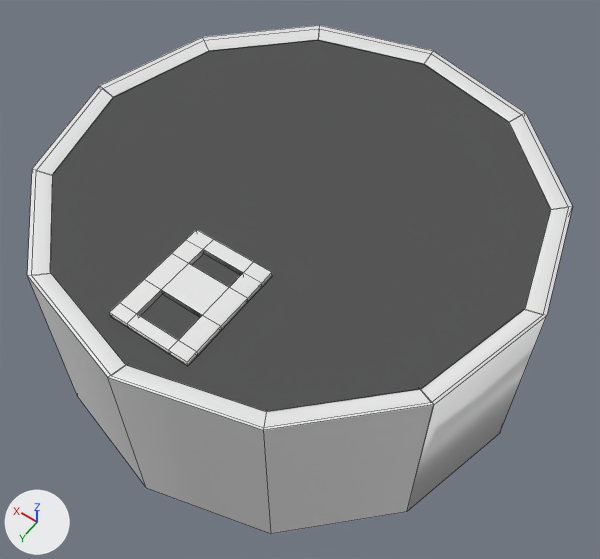
One commit to the Blender file working/subahu/CanOfTuna/CanOfTuna.blend: the scene before it, then after it.
Both versions are drawn from a 50 mm camera at (-0.362, 0.502, 0.75) aimed at (-0.014, 0.015, -0.016). Lighting does not change. The marker at lower left points along +X, +Y and +Z. Mesh edges are drawn as thin lines. Materials are left out; every surface is plain grey.

Script lines for the objects in view, before the commit:
```python
ob_canbrand = bpy.data.objects.new('canBrand', me_cylinder_003)
ob_canbrand.parent = ob_canoftuna
ob_canbrand.location = (0.0, -0.0162, 0.12)
ob_canbrand.scale = (0.287, 0.287, 0.117)
ob_canoftuna = bpy.data.objects.new('canOfTuna', me_cylinder)
ob_canoftuna.location = (0.0, 0.0, 0.0)
ob_canoftuna.scale = (0.287, 0.287, 0.117)
ob_cantop = bpy.data.objects.new('canTop', me_cylinder_001)
ob_cantop.parent = ob_canoftuna
ob_cantop.location = (-0.00308, 0.00614, 0.121)
ob_cantop.scale = (0.287, 0.287, 0.117)
ob_tab = bpy.data.objects.new('tab', me_cube)
ob_tab.parent = ob_canoftuna
ob_tab.location = (0.0, 0.171, 0.114)
ob_tab.scale = (0.0475, 0.0633, 0.00346)
```
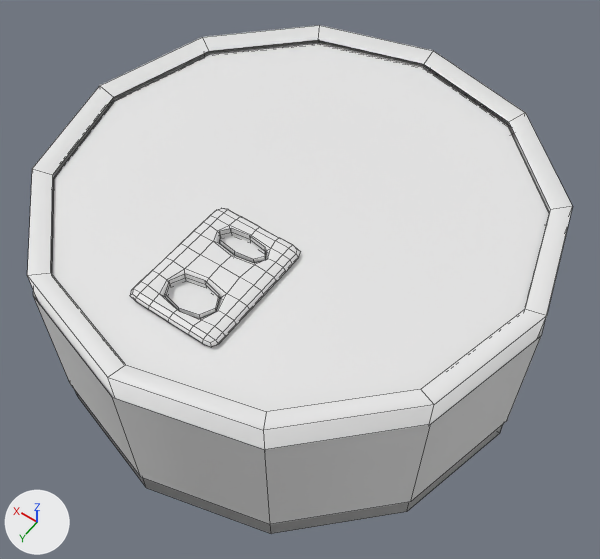
Pixel boxes (x1, y1, x2, y2) of what changed, in the pictures (600 x 559 px; the box of a moved part takes in the faces that stretch with it):
```json
{"object": "canTop", "change": "moved", "before": [50, 39, 550, 412], "after": [52, 43, 549, 412]}
{"object": "canBrand", "change": "reshaped, moved, rescaled", "before": [27, 181, 434, 534], "after": [33, 290, 545, 524]}
{"object": "tab", "change": "reshaped, moved, rescaled", "before": [109, 230, 272, 366], "after": [130, 208, 300, 347]}
{"part": 2, "of": "me_cube", "change": "rebuilt", "before": [109, 230, 272, 366], "after": [130, 208, 300, 347]}
{"part": 3, "of": "me_cube", "change": "rebuilt", "before": [137, 290, 202, 317], "after": [165, 274, 220, 318]}
{"part": 4, "of": "me_cube", "change": "rebuilt", "before": [189, 250, 243, 275], "after": [220, 229, 266, 263]}
{"part": 5, "of": "me_cylinder_001", "change": "moved or reshaped", "before": [50, 39, 550, 412], "on screen": "not visible afterwards"}
```

The change, as JSON lines over the scene's bpy script:
```json
{"block": "me_cylinder_003", "where": "# used by ob_canbrand; parent = ob_canoftuna; location = (0.0, -0.0162, 0.12); scale = (0.287, 0.287, 0.117)"}
{"op": "remove", "block": "me_cylinder_003", "code": "me_cylinder_003.from_pydata(...)  # 10 vertices, 4 faces; spans x -0.87..0.87, y 0.56..1.06, z -1.0..1.0"}
{"op": "add", "block": "me_cylinder_003", "code": "me_cylinder_003.from_pydata(...)  # 24 vertices, 12 faces; spans x -1.0..1.0, y -1.0..1.0, z -1.0..1.0"}
{"block": "me_cylinder_003", "change": "me_cylinder_003 part 1: the whole mesh is rebuilt"}
{"block": "me_cube", "where": "# used by ob_tab; parent = ob_canoftuna; location = (0.0, 0.171, 0.114); scale = (0.0475, 0.0633, 0.00346)"}
{"op": "remove", "block": "me_cube", "code": "me_cube.from_pydata(...)  # 64 vertices, 58 faces; spans x -1.0..1.0, y -1.0..1.0, z -1.0..1.0"}
{"op": "add", "block": "me_cube", "code": "me_cube.from_pydata(...)  # 246 vertices, 232 faces; spans x -1.0..1.0, y -1.0..1.0, z -1.0..1.0"}
{"block": "me_cube", "change": "me_cube part 2: the loose piece of 48 vertices spanning x -1.0..1.0, y -1.0..1.0, z -1.0..1.0 is rebuilt with 198 vertices and now spans x -1.0..1.0, y -1.0..1.0, z -1.0..1.0"}
{"block": "me_cube", "change": "me_cube part 3: the loose piece of 8 vertices spanning x -0.53..0.53, y 0.24..0.78, z -1.0..1.0 is rebuilt with 24 vertices and now spans x -0.53..0.53, y 0.24..0.78, z -1.0..1.0"}
{"block": "me_cube", "change": "me_cube part 4: the loose piece of 8 vertices spanning x -0.53..0.53, y -0.74..-0.39, z -1.0..1.0 is rebuilt with 24 vertices and now spans x -0.53..0.53, y -0.74..-0.39, z -1.0..1.0"}
{"block": "me_cylinder_001", "where": "me_cylinder_001.from_pydata(...)  # 24 vertices, 2 faces; spans x -0.93..0.93, y -0.93..0.93, z 0.94"}
{"block": "me_cylinder_001", "where": "# used by ob_cantop; parent = ob_canoftuna; location = (-0.00308, 0.00614, 0.121); scale = (0.287, 0.287, 0.117)"}
{"block": "me_cylinder_001", "change": "me_cylinder_001 part 5: the whole mesh is moved by (0.0, 0.0, -0.01)"}
{"op": "set", "path": "ob_canbrand.matrix_parent_inverse", "old": "Matrix(((3.487, 0.0, 0.0, 0.0), (0.0, 3.487, 0.0, 0.0), (0.0, 0.0, 8.582, -1.033), (0.0, 0.0, 0.0, 1.0)))", "new": "Matrix(((3.487, 0.0, 0.0, 0.0), (0.0, 3.487, 0.0, 0.0), (0.0, 0.0, 8.582, 0.0), (0.0, 0.0, 0.0, 1.0)))"}
{"op": "set", "path": "ob_canbrand.location", "old": "(0.0, -0.0162, 0.12)", "new": "(0.0, 0.0, 0.0)"}
{"op": "set", "path": "ob_canbrand.scale", "old": "(0.287, 0.287, 0.117)", "new": "(0.289, 0.289, 0.0849)"}
{"op": "set", "path": "ob_tab.location", "old": "(0.0, 0.171, 0.114)", "new": "(0.0, 0.135, 0.109)"}
{"op": "set", "path": "ob_tab.scale", "old": "(0.0475, 0.0633, 0.00346)", "new": "(0.0541, 0.0722, 0.00579)"}
{"op": "set", "path": "ob_cantop.location", "old": "(-0.00308, 0.00614, 0.121)", "new": "(-0.00308, 0.00614, 0.116)"}
```
